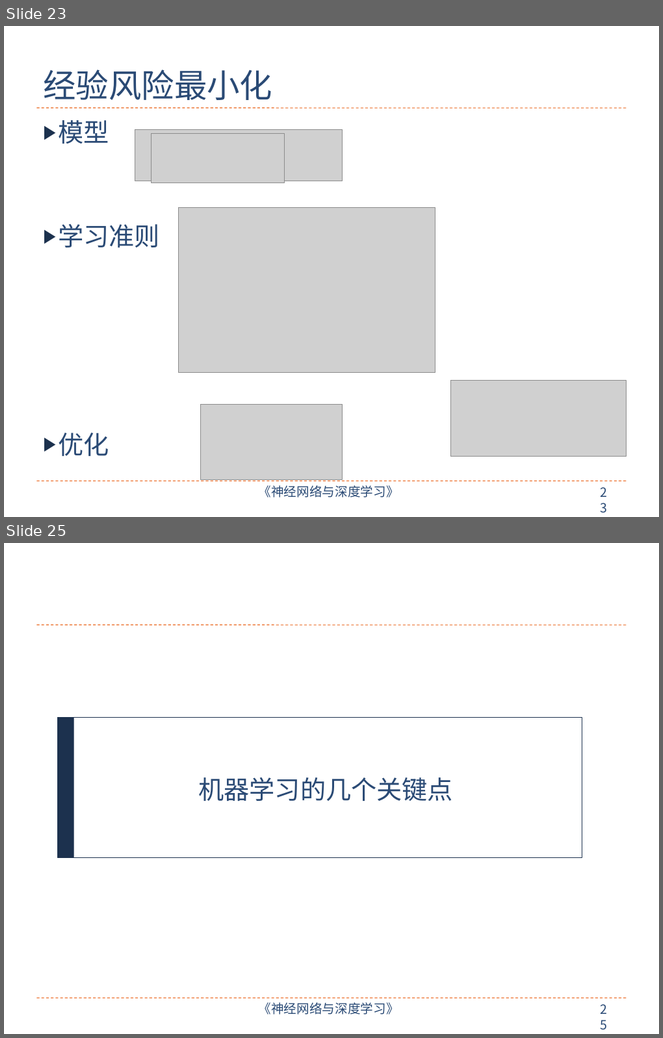
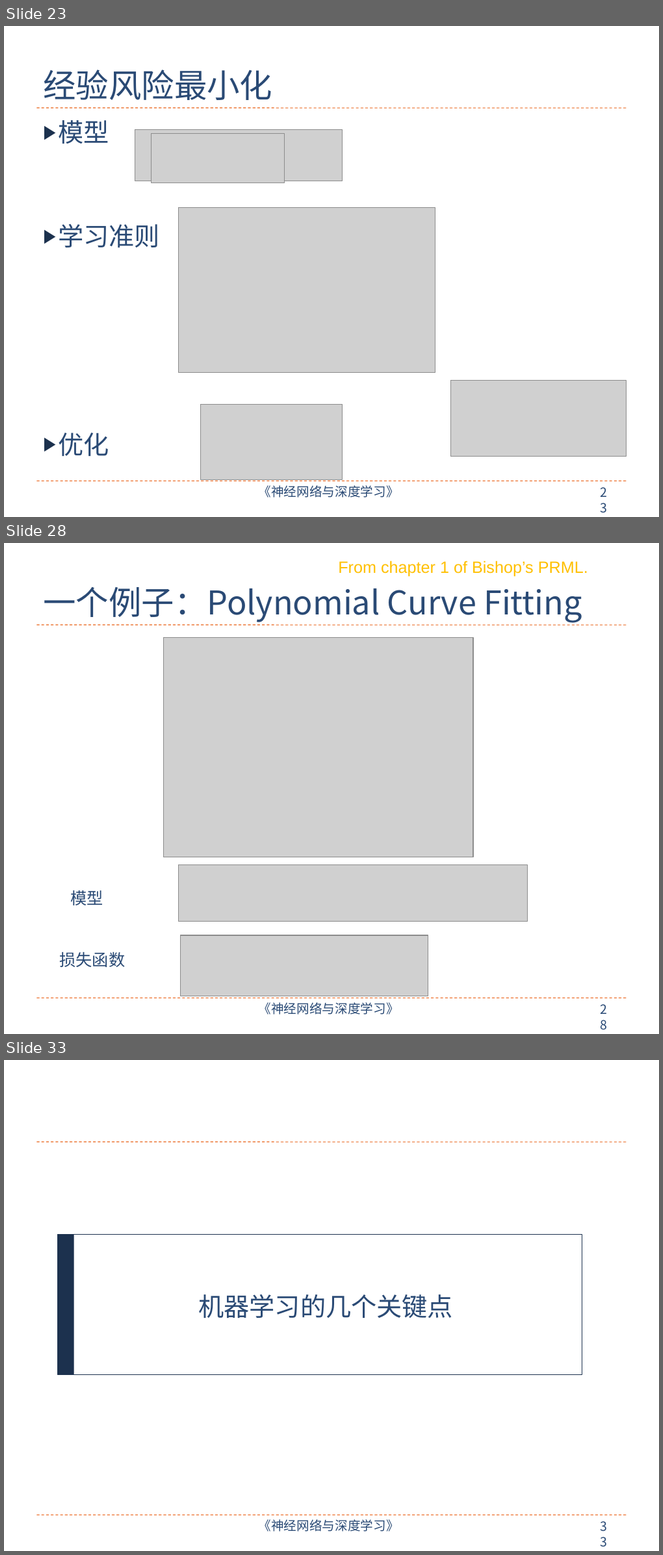
Before and after one commit to nndl/nndl.github.io, a slide deck: ppt/chap-机器学习概述.pptx. Shown one above the other, each under a label of ours: slides 23 and 25 before the commit, slides 23, 28 and 33 after it; the slides between them are not shown. The pictures are 663x1038 and 663x1555 pixels, drawn with LibreOffice and Linux fonts; fonts in the diff are those of the drawing; grey boxes stand for pictures. Boxes give left, top, right and bottom in pixels: in the first picture for what was removed or moved away, otherwise in the second. Text is boxed around its words. In the diff, an @@ line names an element or a change of style, - is before the commit and + after.

```diff
--- a/ppt/chap-机器学习概述.pptx
+++ b/ppt/chap-机器学习概述.pptx
@@ slide 28 added at (x1=4, y1=543, x2=659, y2=1034), background #FFFFFF; not listed: 4 template elements that a slide beside it also shows @@
@@ text added at (x1=338, y1=561, x2=588, y2=577), 18 pt, text #FFC000 @@
+From chapter 1 of Bishop’s PRML.
@@ title added at (x1=43, y1=587, x2=582, y2=623), 36 pt, text #2A4A75 @@
+一个例子：Polynomial Curve Fitting
@@ picture added at (x1=163, y1=638, x2=473, y2=858) @@
@@ picture added at (x1=179, y1=865, x2=528, y2=922) @@
@@ text added at (x1=70, y1=891, x2=103, y2=906), 18 pt, text #2A4A75 @@
+模型
@@ text added at (x1=59, y1=952, x2=125, y2=967), 18 pt, text #2A4A75 @@
+损失函数
@@ picture added at (x1=181, y1=936, x2=428, y2=997) @@
@@ what was slide 25 is now slide 33 @@
@@ page number at (x1=594, y1=1516, x2=621, y2=1538): text changed @@
-25
+33
```
Also in this commit, not shown: 5 slides changed, 9 other slides added, 1 slide removed.
